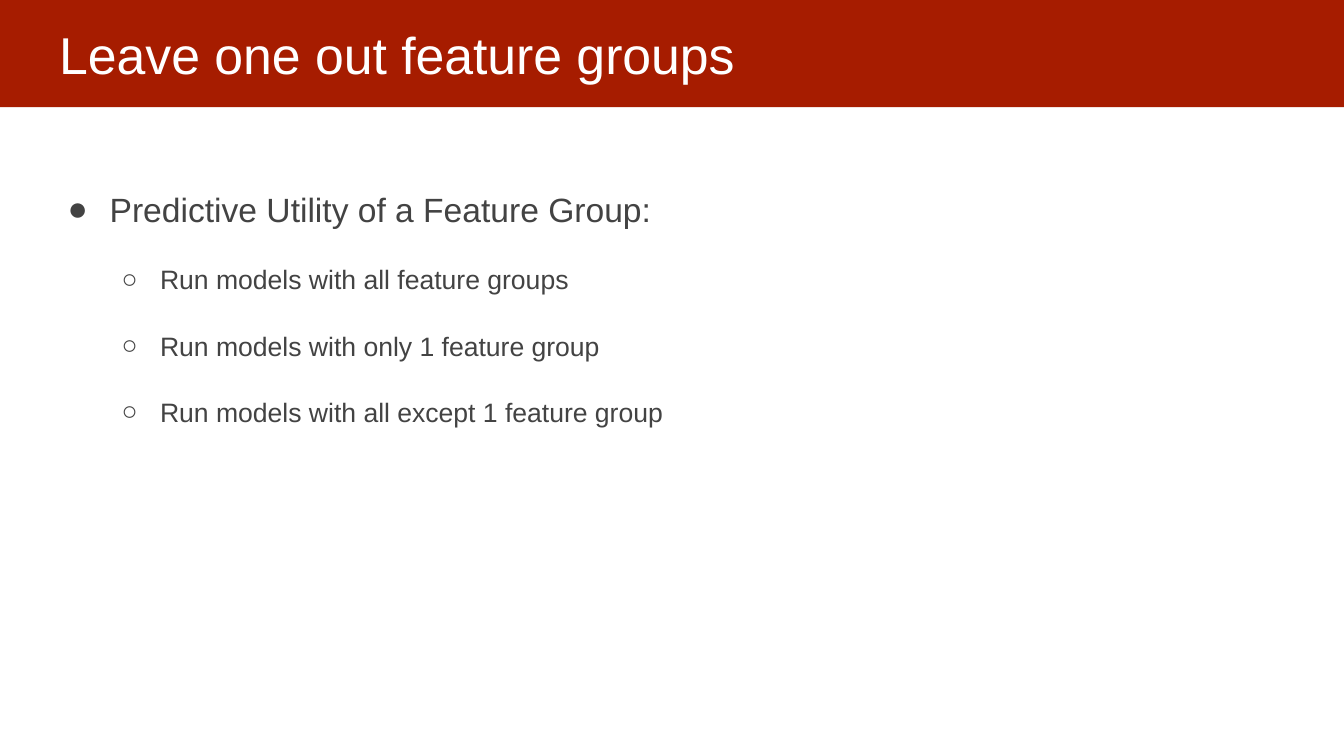
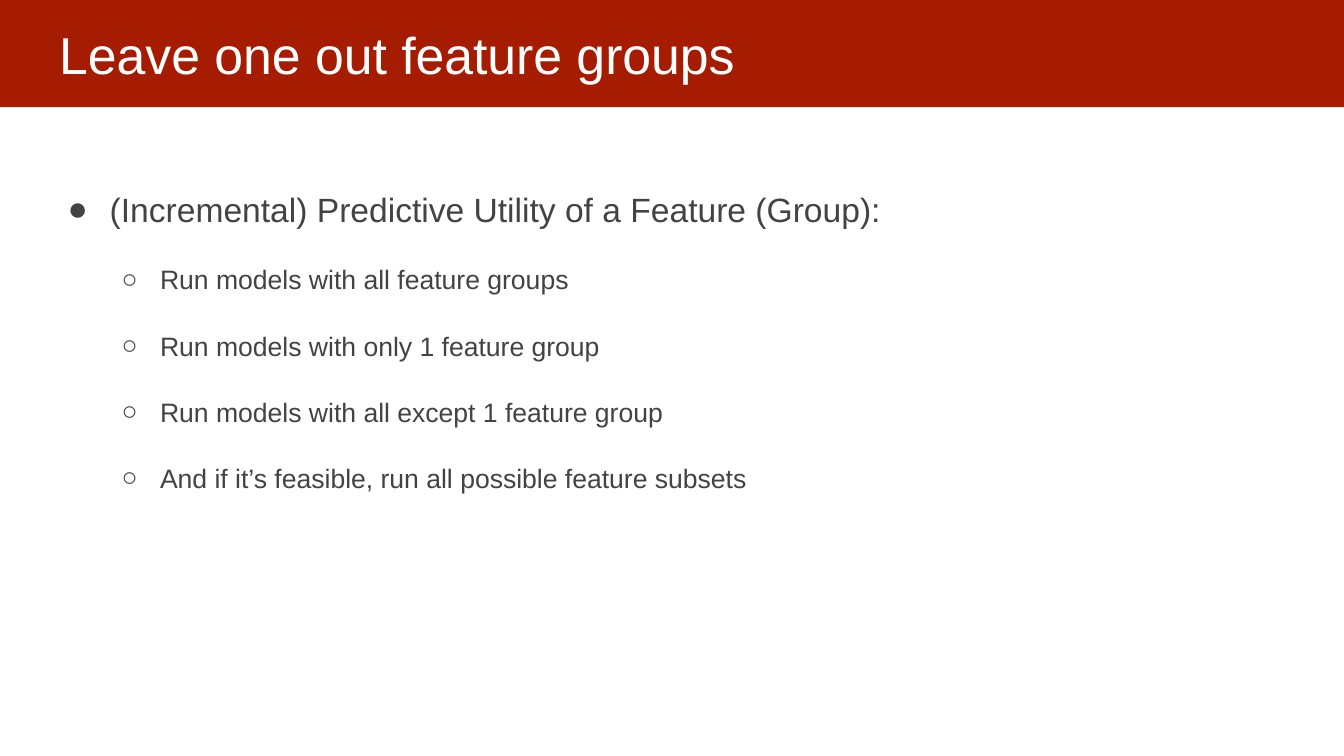
Before and after one commit to dssg/MLinPractice, a slide deck: slide 7 of Lectures/Lecture14-UnderstandingModels.pptx. Drawn at 1344x756 pixels with LibreOffice and Linux fonts; fonts in the diff are those of the drawing. Boxes give left, top, right and bottom in pixels: in the first picture for what was removed or moved away, otherwise in the second. Text is boxed around its words. In the diff, an @@ line names an element or a change of style, - is before the commit and + after.

Commit message:
updated slides

```diff
--- a/Lectures/Lecture14-UnderstandingModels.pptx
+++ b/Lectures/Lecture14-UnderstandingModels.pptx
@@ text at <box>110,197,880,229</box>: text changed @@
-● Predictive Utility of a Feature Group:
+● (Incremental) Predictive Utility of a Feature (Group):
@@ text at <box>160,468,746,493</box>: paragraph added @@
+  ○ And if it’s feasible, run all possible feature subsets
```
Also in this commit, not shown: 2 other slides changed, 1 slide added, 1 other file.
